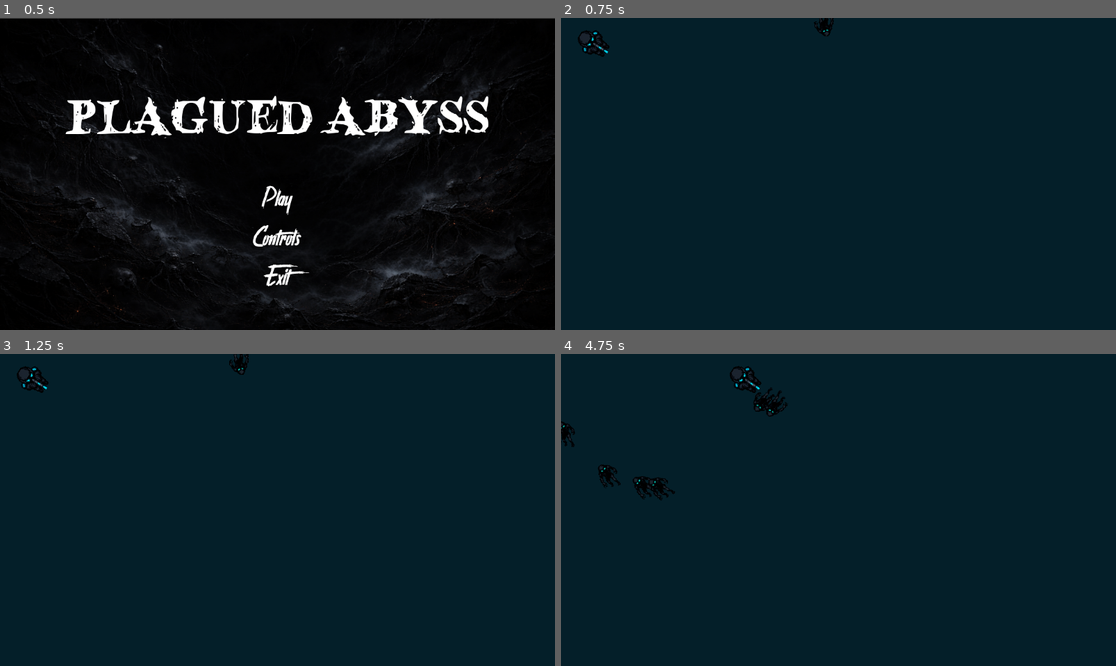
Above: before the commit, frames 1-4 (two rows, left to right).
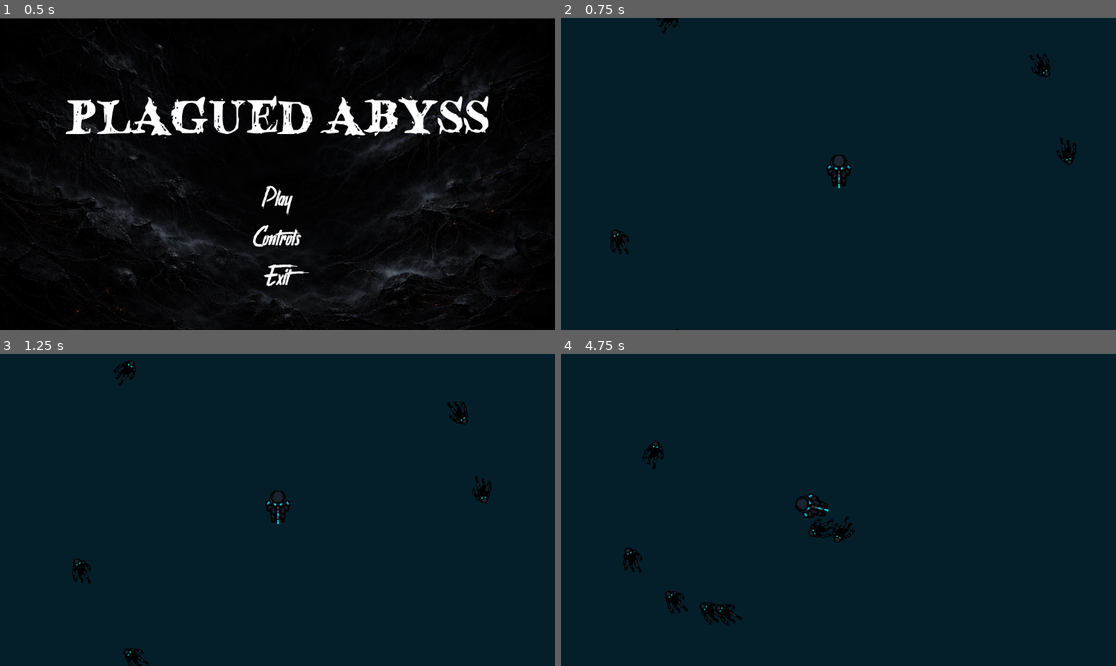
Above: after the commit, the same moments.

Repository: ayaanyousaf/plagued-abyss
Game: Godot game, scene res://scenes/Main.tscn
Same seed, same stepped clock (60 frames per second), same inputs: the game is played once before the commit and once after it.
Inputs (mouse positions are in pixels of both pictures, inside the frame that each line leads up to):
- Up to frame 1 (0.5 s): no input
- Up to frame 2 (0.75 s): click "Play" at 0.5 s
- Up to frame 3 (1.25 s): no input
- Up to frame 4 (4.75 s): tap Enter (continue) at 1.25 s; move the mouse to (960, 494) at 1.27 s; hold D (move_right) 1.28-2.03 s; hold Enter (continue) 1.28-2.03 s; move the mouse to (727, 525) at 2.02 s; hold S (move_down) 2.03-2.78 s; click (727, 525) at 2.1 s; move the mouse to (894, 441) at 2.77 s; hold D (move_right) 2.78-3.53 s; hold Enter (continue) 2.78-3.53 s; move the mouse to (810, 572) at 3.52 s; hold W (move_up) 3.53-4.28 s; click (810, 572) at 3.6 s; move the mouse to (1005, 556) at 4.27 s; hold A (move_left) from 4.28 s (still down); hold Enter (continue) from 4.28 s (still down)

Frame 1 is identical in both runs. In frame 2, 0.9% of the frame differs, in the area x 3-93%, y 0-100%; in frame 3, 1.1%; in frame 4, 1.9%, in the area x 0-53%, y 3-88%.

Commit message:
add player camera

Diff:
--- a/scenes/Player.tscn
+++ b/scenes/Player.tscn
@@ -34,4 +34,11 @@
 [node name="DamageCooldown" type="Timer" parent="."]
 one_shot = true
 
+[node name="PlayerCamera" type="Camera2D" parent="."]
+limit_left = -700
+limit_top = -300
+limit_right = 1300
+limit_bottom = 1000
+position_smoothing_enabled = true
+
 [connection signal="timeout" from="DamageCooldown" to="." method="_on_damage_cooldown_timeout"]
--- a/scenes/World.tscn
+++ b/scenes/World.tscn
@@ -10,14 +10,14 @@
 script = ExtResource("1_d1c63")
 
 [node name="ColorRect" type="ColorRect" parent="."]
-offset_left = -330.0
-offset_top = -241.0
-offset_right = 1500.0
-offset_bottom = 878.0
+offset_left = -700.0
+offset_top = -300.0
+offset_right = 1300.0
+offset_bottom = 1000.0
 color = Color(0.016173737, 0.120763876, 0.16246304, 1)
 
 [node name="Player" parent="." instance=ExtResource("1_7g83o")]
-position = Vector2(72, 57)
+position = Vector2(282, 337)
 bullet_scene = ExtResource("2_d1c63")
 
 [node name="Enemies" type="Node2D" parent="."]
